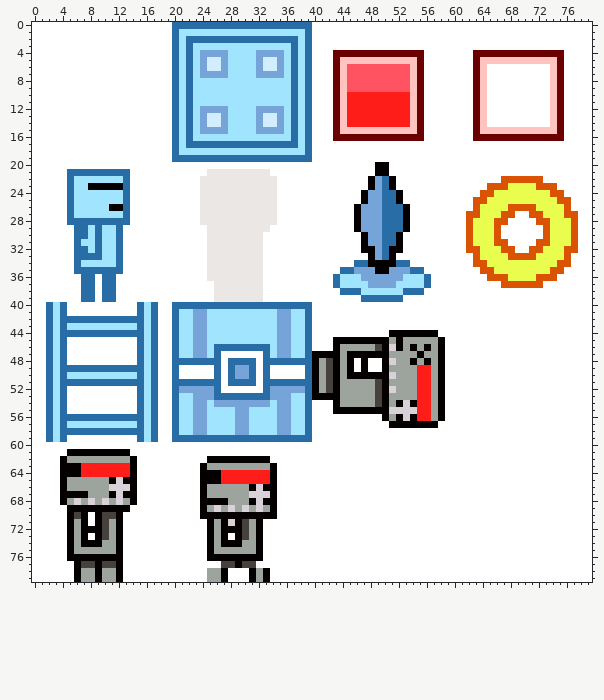
Sprite sheet -- wall.png. Above: the version before the commit.
The file is 80x80 pixels.
Now the later version:
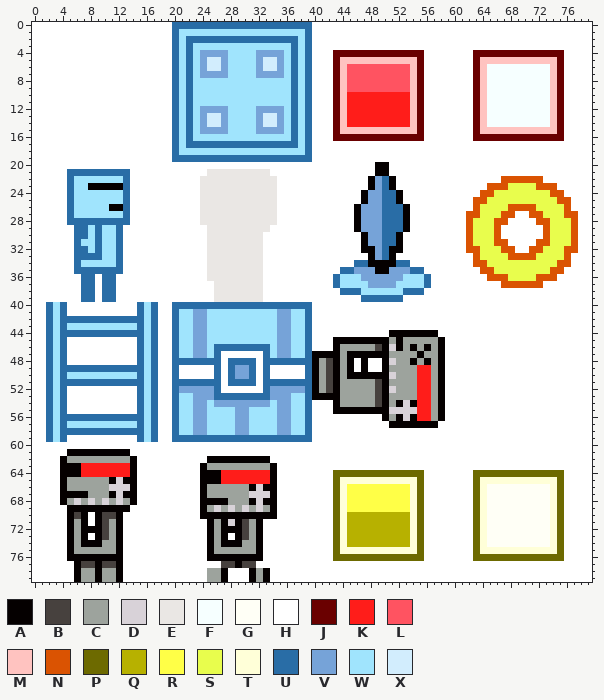
Palette (. is transparent): A #050000  B #47413e  C #9da39d  D #d8d2d8  E #eae7e4  F #f6ffff  G #fffff6  H #ffffff  J #6a0000  K #ff1d1a  L #ff5361  M #ffc3c0  N #da5302  P #6d6a00  Q #b7b100  R #ffff47  S #e8fd4d  T #ffffd8  U #296da6  V #76a3d8  W #a0e4fd  X #d2edfd
Changes in this commit:
y 6..14: x 65..73 HHHHHHHHH -> FFFFFFFFF
y 64: x 43..55 HHHHHHHHHHHHH -> PPPPPPPPPPPPP; x 63..75 HHHHHHHHHHHHH -> PPPPPPPPPPPPP
y 65: x 43..55 HHHHHHHHHHHHH -> PTTTTTTTTTTTP; x 63..75 HHHHHHHHHHHHH -> PTTTTTTTTTTTP
y 66..69: x 43..55 HHHHHHHHHHHHH -> PTRRRRRRRRRTP; x 63..75 HHHHHHHHHHHHH -> PTGGGGGGGGGTP
y 70..74: x 43..55 HHHHHHHHHHHHH -> PTQQQQQQQQQTP; x 63..75 HHHHHHHHHHHHH -> PTGGGGGGGGGTP
y 75: x 43..55 HHHHHHHHHHHHH -> PTTTTTTTTTTTP; x 63..75 HHHHHHHHHHHHH -> PTTTTTTTTTTTP
y 76: x 43..55 HHHHHHHHHHHHH -> PPPPPPPPPPPPP; x 63..75 HHHHHHHHHHHHH -> PPPPPPPPPPPPP
Boxes around the changes in both pictures, in picture pixels (x1, y1, x2, y2):
changed: (487, 64, 550, 127)
changed: (333, 470, 424, 561)
changed: (473, 470, 564, 561)
